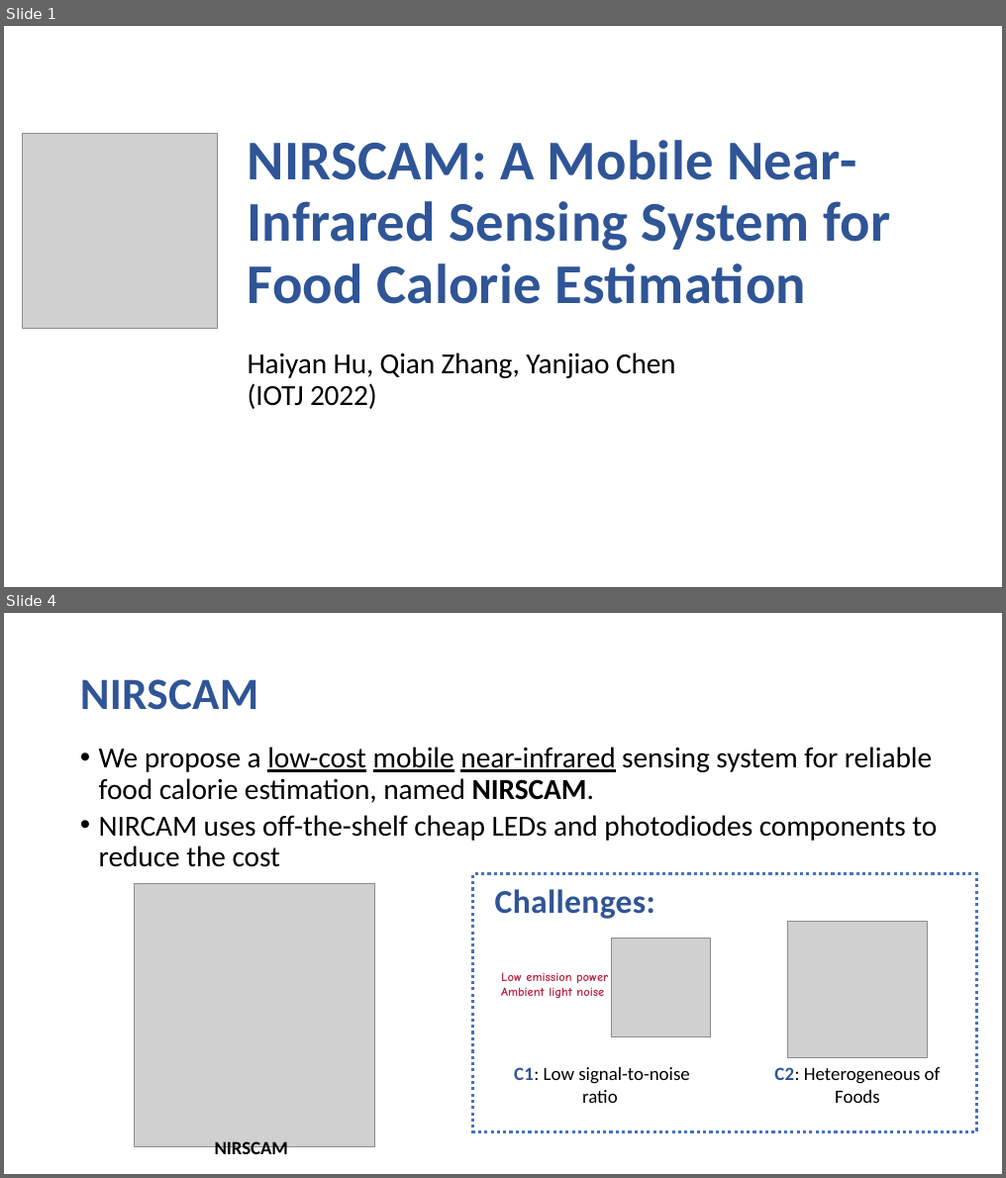
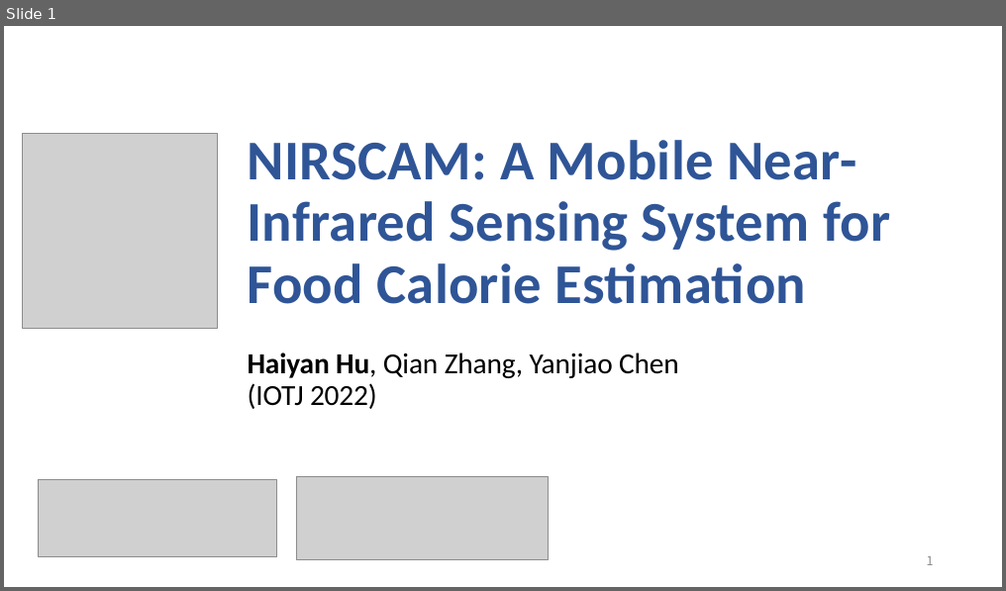
Before and after one commit to hyanhu/hyanhu.github.io, a slide deck: files/NIRSCAM.pptx. Shown one above the other, each under a label of ours: slides 1 and 4 before the commit, slide 1 after it; the slides between them are not shown. The pictures are 1006x1178 and 1006x591 pixels, drawn with LibreOffice and Linux fonts; fonts in the diff are those of the drawing; grey boxes stand for pictures. Boxes give left, top, right and bottom in pixels: in the first picture for what was removed or moved away, otherwise in the second. Text is boxed around its words. In the diff, an @@ line names an element or a change of style, - is before the commit and + after.

```diff
--- a/files/NIRSCAM.pptx
+++ b/files/NIRSCAM.pptx
@@ slide 4 removed at box(4, 613, 1002, 1174), background #FFFFFF @@
@@ title removed at box(80, 679, 258, 710) @@
-NIRSCAM
@@ text removed at box(99, 747, 937, 867) @@
-• We propose a low-cost mobile near-infrared sensing system for reliable food calorie estimation, named NIRSCAM.
-• NIRCAM uses off-the-shelf cheap LEDs and photodiodes components to reduce the cost
@@ rectangle removed at box(472, 874, 977, 1133) @@
@@ picture removed at box(135, 884, 375, 1148) @@
@@ text removed at box(495, 889, 655, 919) @@
-Challenges:
@@ picture removed at box(612, 939, 711, 1037) @@
@@ picture removed at box(788, 922, 927, 1058) @@
@@ text removed at box(501, 972, 608, 998) @@
-Low emission power
-Ambient light noise
@@ text removed at box(514, 1067, 690, 1103) @@
-C1: Low signal-to-noise ratio
@@ text removed at box(774, 1067, 941, 1103) @@
-C2: Heterogeneous of Foods
@@ text removed at box(215, 1142, 288, 1159) @@
-NIRSCAM
@@ slide 1 changed as well @@
@@ title "NIRSCAM: A Mobile Near-Infrared Sensing ..." at box(248, 140, 890, 409): bold on in "Haiyan Hu," @@
@@ picture added at box(38, 480, 277, 557) @@
@@ picture added at box(297, 476, 549, 561) @@
@@ page number added at box(927, 557, 934, 566), 12 pt, text #8C8C8C @@
+1
```
Also in this commit, not shown: 2 other slides changed, 9 slides added, 2 other slides removed, 1 other file.
